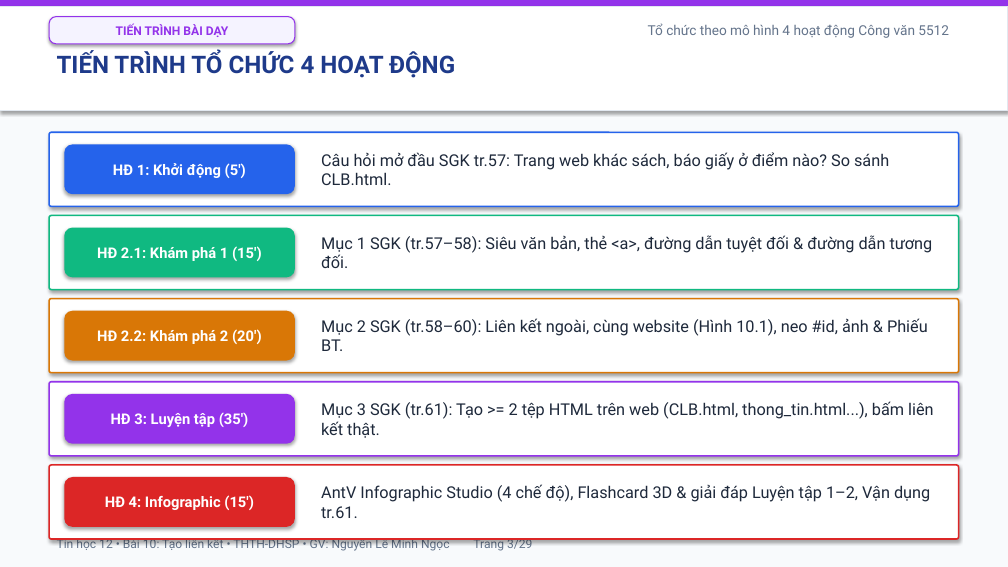
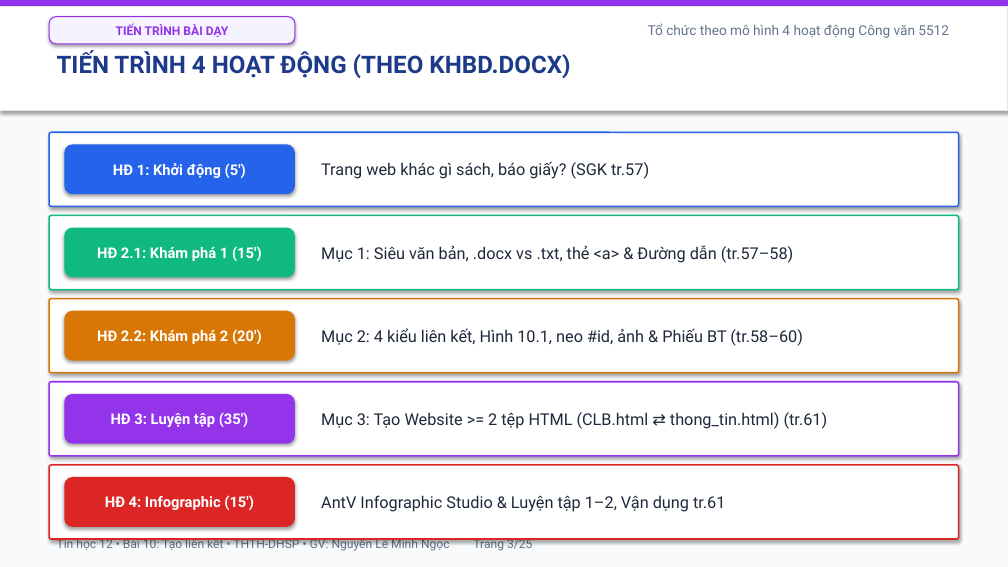
Before and after one commit to mngoc3110/TinHoc, a slide deck: slide 3 of Tin12/Bai10/Bai10_TrinhChieu.pptx. Drawn at 1008x567 pixels with LibreOffice and Linux fonts; fonts in the diff are those of the drawing. Boxes give left, top, right and bottom in pixels: in the first picture for what was removed or moved away, otherwise in the second. Text is boxed around its words. In the diff, an @@ line names an element or a change of style, - is before the commit and + after.

```diff
--- a/Tin12/Bai10/Bai10_TrinhChieu.pptx
+++ b/Tin12/Bai10/Bai10_TrinhChieu.pptx
@@ text at box(57, 51, 570, 78): text changed @@
-TIẾN TRÌNH TỔ CHỨC 4 HOẠT ĐỘNG
+TIẾN TRÌNH 4 HOẠT ĐỘNG (THEO KHBD.DOCX)
@@ text at box(321, 161, 649, 179): text changed @@
-Câu hỏi mở đầu SGK tr.57: Trang web khác sách, báo giấy ở điểm nào? So sánh CLB.html.
+Trang web khác gì sách, báo giấy? (SGK tr.57)
@@ text at box(321, 245, 794, 263): text changed @@
-Mục 1 SGK (tr.57–58): Siêu văn bản, thẻ <a>, đường dẫn tuyệt đối & đường dẫn tương đối.
+Mục 1: Siêu văn bản, .docx vs .txt, thẻ <a> & Đường dẫn (tr.57–58)
@@ text at box(321, 328, 803, 346): text changed @@
-Mục 2 SGK (tr.58–60): Liên kết ngoài, cùng website (Hình 10.1), neo #id, ảnh & Phiếu BT.
+Mục 2: 4 kiểu liên kết, Hình 10.1, neo #id, ảnh & Phiếu BT (tr.58–60)
@@ text at box(321, 412, 828, 429): text changed @@
-Mục 3 SGK (tr.61): Tạo >= 2 tệp HTML trên web (CLB.html, thong_tin.html...), bấm liên kết thật.
+Mục 3: Tạo Website >= 2 tệp HTML (CLB.html ⇄ thong_tin.html) (tr.61)
@@ text at box(321, 495, 725, 512): text changed @@
-AntV Infographic Studio (4 chế độ), Flashcard 3D & giải đáp Luyện tập 1–2, Vận dụng tr.61.
+AntV Infographic Studio & Luyện tập 1–2, Vận dụng tr.61
```
Also in this commit, not shown: 20 other slides changed, 4 slides added, 8 slides removed, 23 other files.
